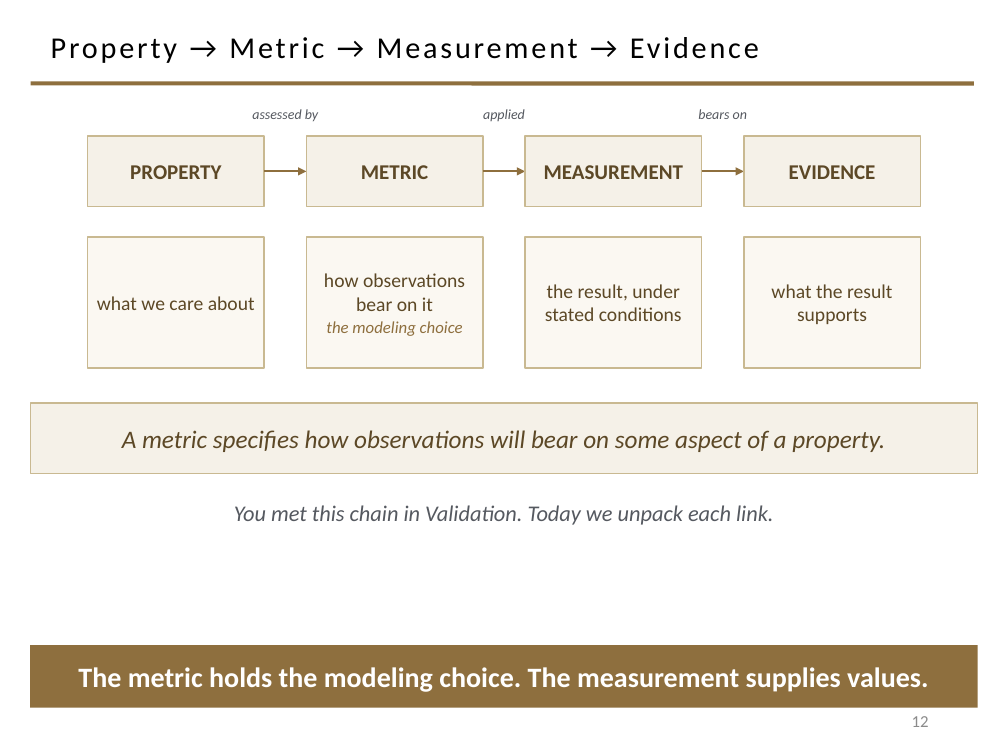
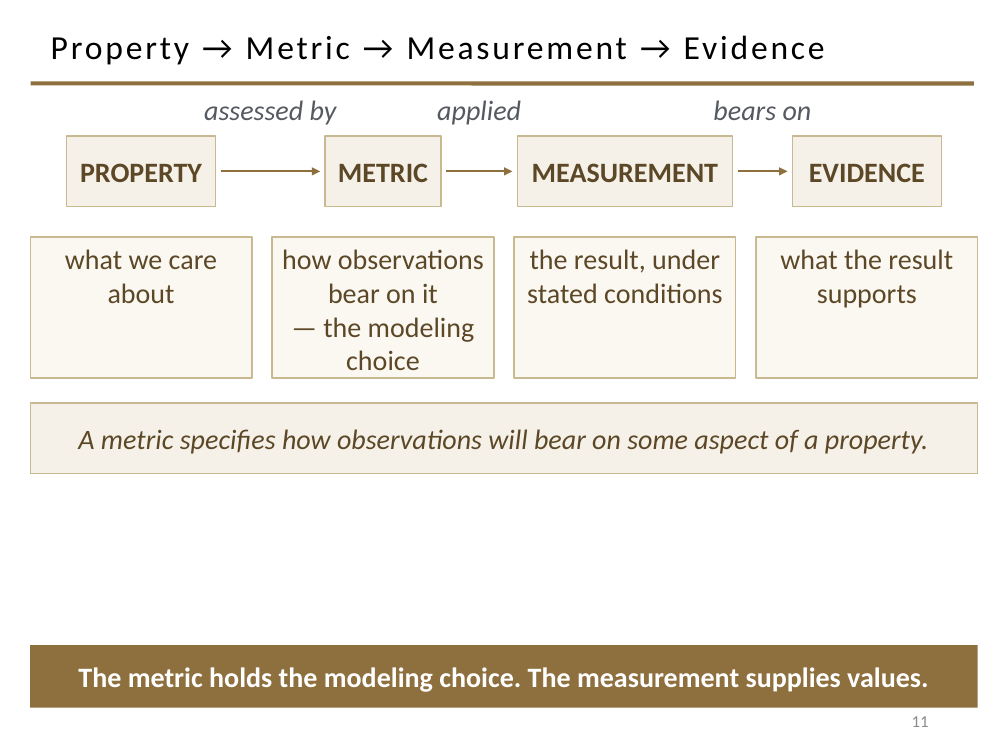
Before and after one commit to davisjam/model-based-agentic-software-engineering, a slide deck: slide 11 of course/lectures/act-1-foundations/09-engineering-decision-making-and-metrics/1-9-Engineering-Decision-Making-and-Metrics.pptx (slide 12 before the commit). Drawn at 1008x756 pixels with LibreOffice and Linux fonts; fonts in the diff are those of the drawing; background and template pictures are left out. Boxes give left, top, right and bottom in pixels: in the first picture for what was removed or moved away, otherwise in the second. Text is boxed around its words. In the diff, an @@ line names an element or a change of style, - is before the commit and + after.

```diff
--- a/course/lectures/act-1-foundations/09-engineering-decision-making-and-metrics/1-9-Engineering-Decision-Making-and-Metrics.pptx
+++ b/course/lectures/act-1-foundations/09-engineering-decision-making-and-metrics/1-9-Engineering-Decision-Making-and-Metrics.pptx
@@ title "Property → Metric → Measurement ..." at [51,35,825,65]: size 21.6 to 24 pt @@
@@ text "assessed by": place and size @@
-text "assessed by" at [252,109,318,121]
+text "assessed by" at [204,100,337,125]
@@ text "applied": place and size @@
-text "applied" at [483,109,525,121]
+text "applied" at [437,100,521,125]
@@ size 10 to 20 pt; vertical alignment top to middle in 3 elements at [204,100,337,125], [437,100,521,125], [713,100,812,120] @@
@@ text "bears on": place and size @@
-text "bears on" at [698,109,747,119]
+text "bears on" at [713,100,812,120]
@@ rectangle "PROPERTY": place and size @@
-rectangle "PROPERTY" at [88,136,264,207]
+rectangle "PROPERTY" at [67,136,216,207]
@@ size 15 to 20 pt in 4 elements at [517,136,732,207], [67,136,216,207], [792,136,941,207], [326,136,442,207] @@
@@ rectangle "METRIC": place and size @@
-rectangle "METRIC" at [306,136,483,207]
+rectangle "METRIC" at [326,136,442,207]
@@ rectangle "MEASUREMENT": place and size @@
-rectangle "MEASUREMENT" at [525,136,702,207]
+rectangle "MEASUREMENT" at [517,136,732,207]
@@ rectangle "EVIDENCE": place and size @@
-rectangle "EVIDENCE" at [744,136,920,207]
+rectangle "EVIDENCE" at [792,136,941,207]
@@ arrow moved from (264, 171) - (306, 171) to (221, 171) - (321, 171) @@
@@ arrow moved from (483, 171) - (525, 171) to (446, 171) - (512, 171) @@
@@ arrow moved from (702, 171) - (744, 171) to (738, 171) - (787, 171) @@
@@ rectangle "what we care about": place and size @@
-rectangle "what we care about" at [88,237,264,368]
+rectangle "what we care about" at [30,237,252,378]
@@ rectangle "how observations bear on it": place and size @@
-rectangle "how observations bear on it" at [306,237,483,368]
+rectangle "how observations bear on it" at [272,237,494,378]
@@ rectangle "how observations bear on it" at [272,237,494,378]: vertical alignment middle to top @@
@@ rectangle "the result, under stated conditions": place and size @@
-rectangle "the result, under stated conditions" at [525,237,702,368]
+rectangle "the result, under stated conditions" at [514,237,736,378]
@@ size 14 to 20 pt; vertical alignment middle to top in 3 elements at [514,237,736,378], [30,237,252,378], [756,237,978,378] @@
@@ rectangle "what the result supports": place and size @@
-rectangle "what the result supports" at [744,237,920,368]
+rectangle "what the result supports" at [756,237,978,378]
@@ text in rectangle at [282,249,484,303]: size 14 to 20 pt in "how observations bear on it" @@
@@ text in rectangle at [323,317,475,370]: text changed; size 12 to 20 pt; text colour #8E6F3E to #5C4826; italic off @@
-the modeling choice
+— the modeling choice
@@ rectangle "A metric specifies how observations ..." at [30,403,978,474]: size 18 to 20 pt @@
@@ text removed at [234,505,774,525] @@
-You met this chain in Validation. Today we unpack each link.
@@ page number at [912,716,929,727]: text changed @@
-12
+11
```
Also in this commit, not shown: 22 other slides changed, 2 slides added, 3 slides removed, 1 other file.
